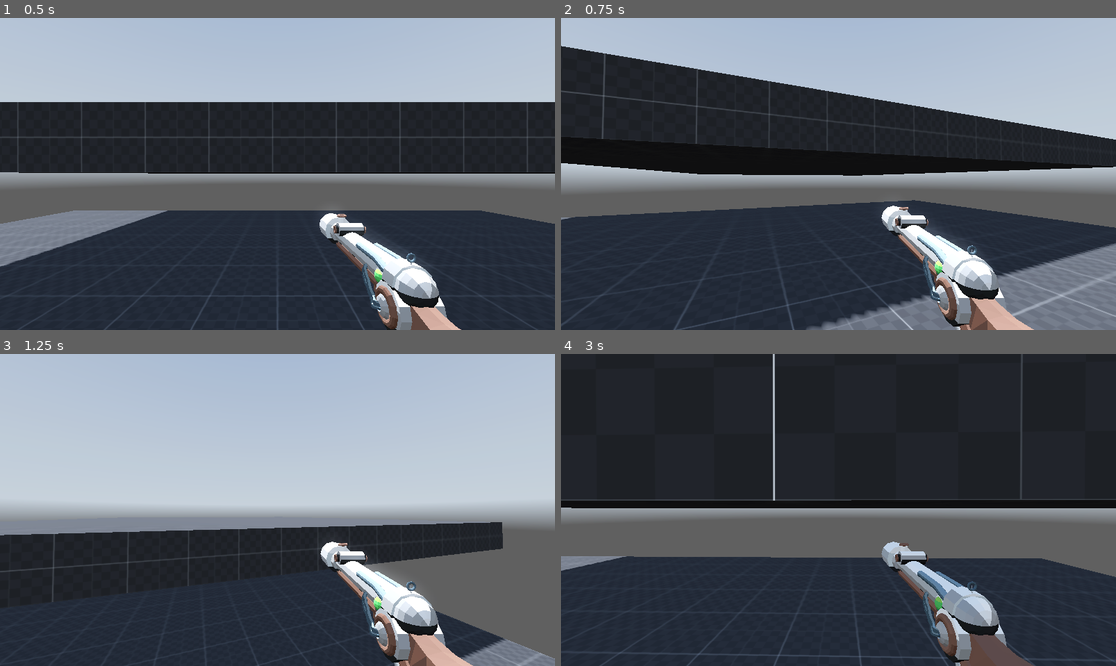
Above: before the commit, frames 1-4 (two rows, left to right).
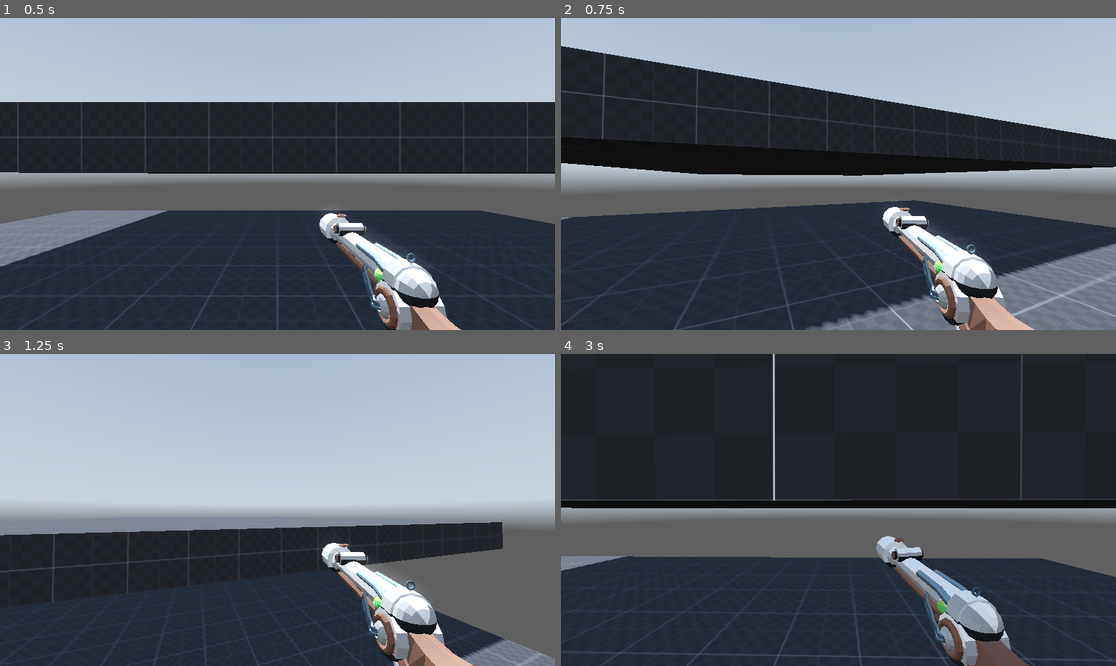
Above: after the commit, the same moments.

Repository: prodbyrafiki/Dunk-Game-2024
Game: Godot game, scene res://Node/world.tscn
The game is run twice, just before and just after one commit, with the same random seed, the same clock (stepped at 60 frames per second) and the same inputs. A sky picture missing from this copy of the repository is replaced by a grey-blue gradient.
Inputs (mouse positions are in pixels of both pictures, inside the frame that each line leads up to):
- Up to frame 1 (0.5 s): no input
- Up to frame 2 (0.75 s): move the mouse to (960, 158) at 0.52 s; hold D (move_right) from 0.53 s (still down); hold C (crounch) from 0.53 s (still down)
- Up to frame 3 (1.25 s): keep holding D (move_right); keep holding C (crounch); tap Space (jump) at 0.77 s
- Up to frame 4 (3 s): move the mouse to (810, 510) at 1.27 s; release D (move_right) at 1.28 s; release C (crounch) at 1.28 s; hold W (move_forward) from 1.28 s (still down); tap Alt (free_look) at 1.35 s; tap Space (jump) at 1.52 s; move the mouse to (849, 503) at 2.02 s; press the mouse at (849, 503) at 2.03 s; move the mouse to (832, 516) at 2.77 s; release the mouse at (832, 516) at 2.78 s; tap Shift (sprint) at 2.85 s

Frame 1 is identical in both runs. In frame 2, 0.7% of the frame differs, in the area x 57-86%, y 60-100%; in frame 3, 0.7%; in frame 4, 1.9%, in the area x 56-86%, y 58-100%.

Commit message:
17/6 Commit #2
Gun bobbing while running

very bad work on

Diff:
--- a/Scripts/Player.gd
+++ b/Scripts/Player.gd
@@ -10,6 +10,7 @@
 @onready var neck = $neck
 @onready var camera_3d = $neck/head/eye/Camera3D
 @onready var gun_anim = $AnimationPlayer
+@onready var gun = $neck/head/eye/Camera3D/Gun
 
 @onready var gun_barrel = $neck/head/eye/Camera3D/Gun/RayCast3D
 
@@ -206,6 +207,10 @@
 
 		eyes.position.y = lerp(eyes.position.y, head_bobbing_vector.y*(head_bobbing_current_intesity/2.0), delta*lerp_speed)
 		eyes.position.x = lerp(eyes.position.x, head_bobbing_vector.x*(head_bobbing_current_intesity/2.0), delta*lerp_speed)
+
+		gun.rotation.y = lerp(gun.rotation.x, head_bobbing_vector.x*(head_bobbing_current_intesity/2.0), delta*lerp_speed)
+		gun.rotation.x = lerp(gun.rotation.y, head_bobbing_vector.x*(head_bobbing_current_intesity/2.0), delta*lerp_speed)
+		gun.rotation.z = lerp(gun.rotation.z, head_bobbing_vector.x*(head_bobbing_current_intesity/2.0), delta*lerp_speed)
 	else:
 		eyes.position.y = lerp(eyes.position.y, 0.0, delta*lerp_speed)
 		eyes.position.x = lerp(eyes.position.x, 0.0, delta*lerp_speed)
